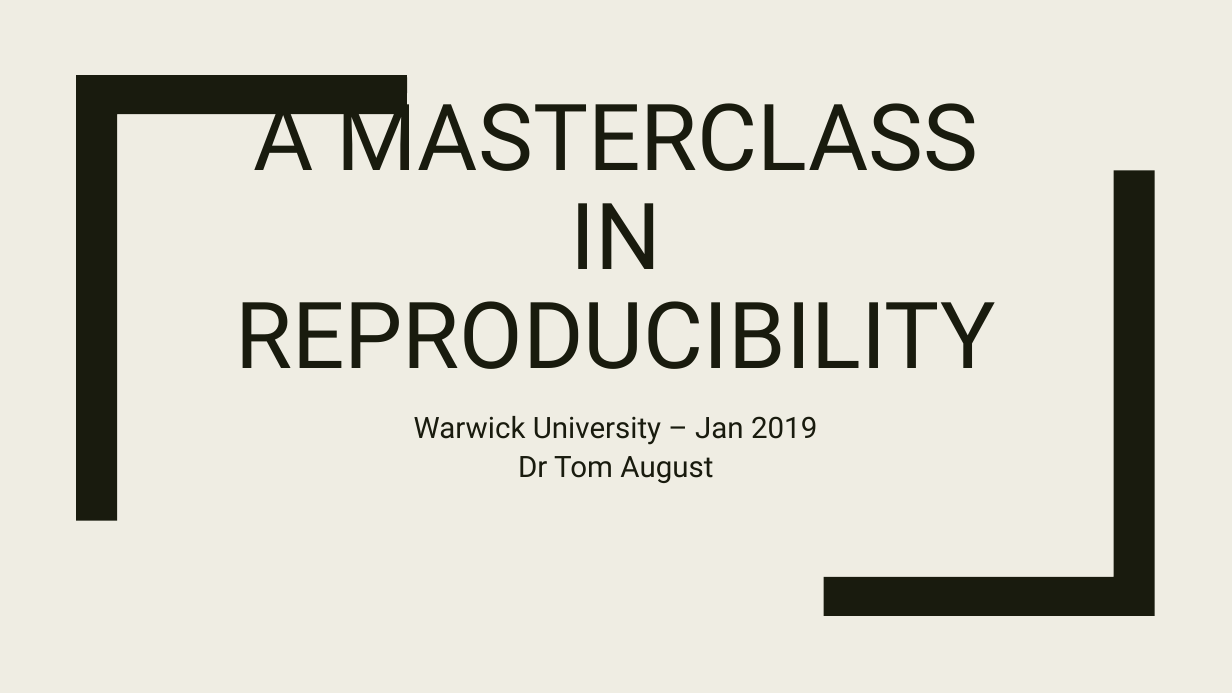
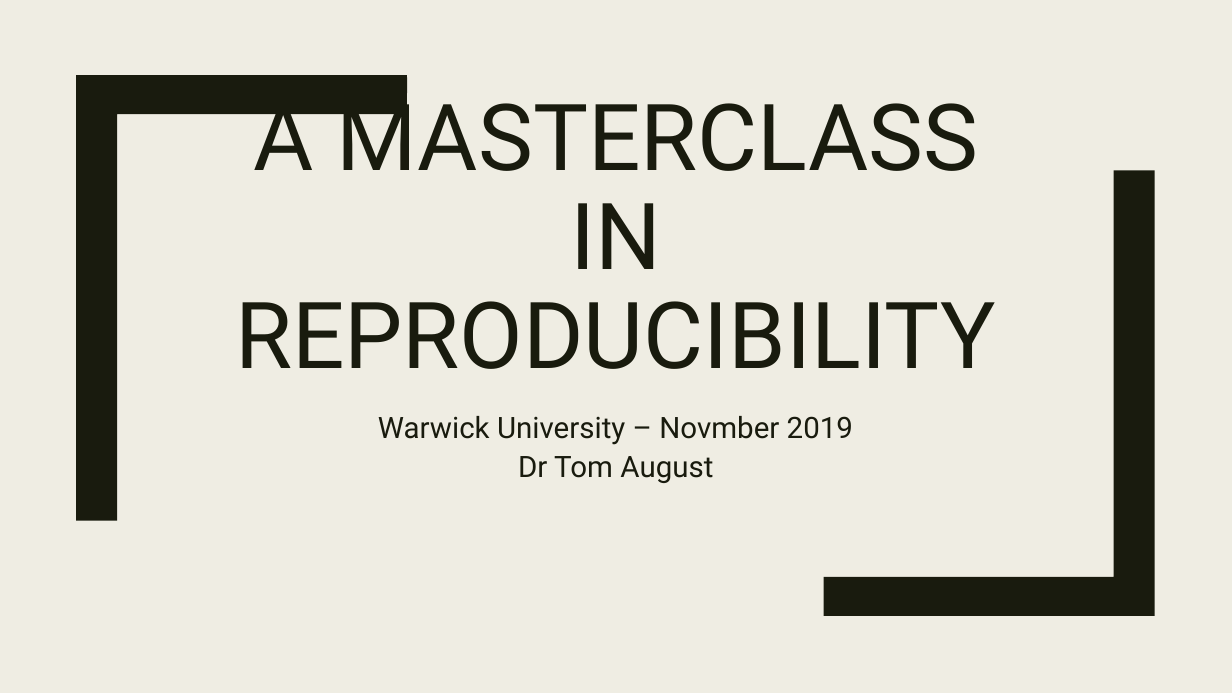
Before and after one commit to AugustT/reproducibility_masterclass, a slide deck: slide 1 of A Masterclass in Reproducibility.pptx. Drawn at 1232x693 pixels with LibreOffice and Linux fonts; fonts in the diff are those of the drawing. Boxes give left, top, right and bottom in pixels: in the first picture for what was removed or moved away, otherwise in the second. Text is boxed around its words. In the diff, an @@ line names an element or a change of style, - is before the commit and + after.

```diff
--- a/A Masterclass in Reproducibility.pptx
+++ b/A Masterclass in Reproducibility.pptx
@@ subtitle at [378,416,853,445]: text changed @@
-Warwick University – Jan 2019
+Warwick University – Novmber 2019
```
Also in this commit, not shown: 1 slide added.
